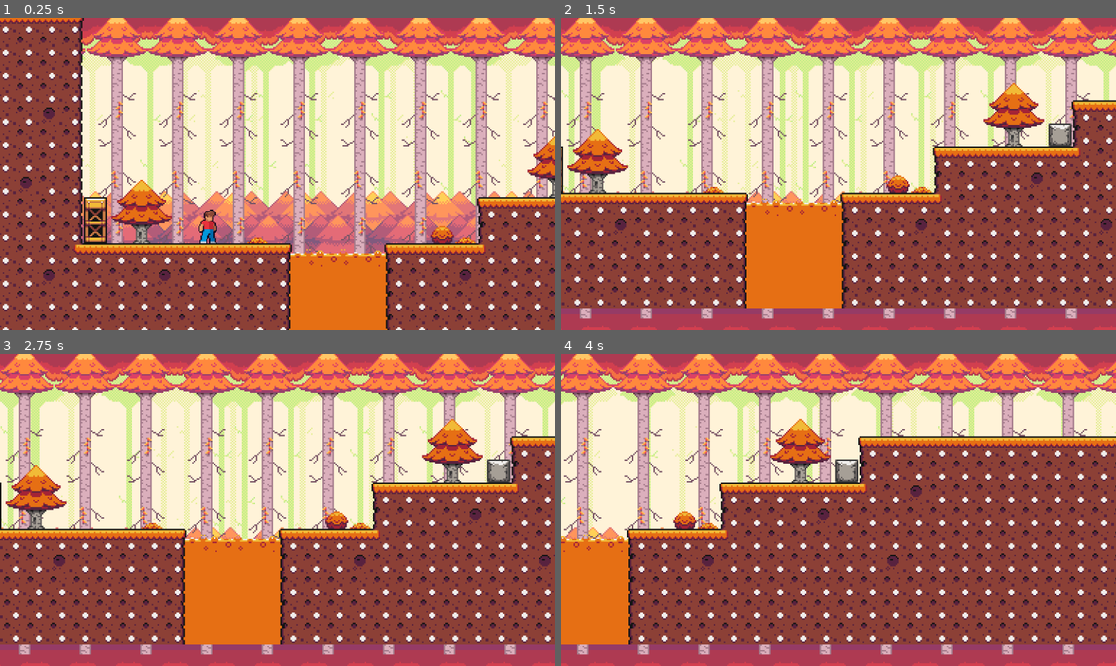
Above: before the commit, frames 1-4 (two rows, left to right).
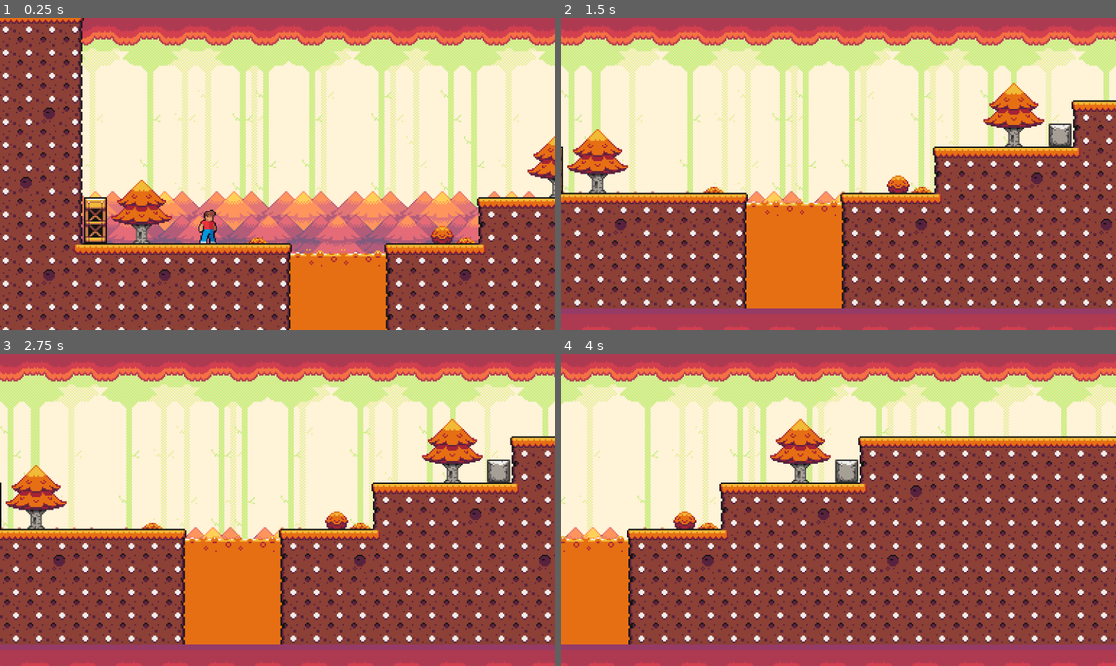
Above: after the commit, the same moments.

Repository: levi-wj/CSE310-group
Game: Godot game, scene res://Fall_Level.tscn
The game is run twice, just before and just after one commit, with the same random seed, the same clock (stepped at 60 frames per second) and the same inputs.
Inputs:
- Up to frame 1 (0.25 s): no input
- Up to frame 2 (1.5 s): tap Enter (ui_accept) at 0.5, 0.77 s; hold Right (ui_right) from 0.53 s (still down)
- Up to frame 3 (2.75 s): tap Enter (ui_accept) at 1.52 s; release Right (ui_right) at 2.03 s; hold Left (ui_left) from 2.03 s (still down)
- Up to frame 4 (4 s): release Left (ui_left) at 2.78 s; hold Right (ui_right) from 2.78 s (still down); tap Enter (ui_accept) at 3.02, 3.77 s

The runs differ from the first frame. In frame 1, 17% of the frame differs, in the area x 14-100%, y 0-76%; in frame 2, 16%; in frame 3, 16%; in frame 4, 14%.

Commit message:
Added parallax background and fall_level

Diff:
--- a/CharacterBody2D.gd
+++ b/CharacterBody2D.gd
@@ -3,6 +3,8 @@
 
 @export var SPEED = 300.0
 @export var JUMP_VELOCITY = -400.0
+
+@onready var _animated_sprite = $AnimatedSprite2D
 
 # Get the gravity from the project settings to be synced with RigidBody nodes.
 var gravity = ProjectSettings.get_setting("physics/2d/default_gravity")
@@ -22,6 +24,7 @@
 	var direction = Input.get_axis("ui_left", "ui_right")
 	if direction:
 		velocity.x = direction * SPEED
+
 	else:
 		velocity.x = move_toward(velocity.x, 0, SPEED)
 
--- a/Fall_Level.tscn
+++ b/Fall_Level.tscn
@@ -71,6 +71,7 @@
 motion_mirroring = Vector2(420, 0)
 
 [node name="TextureRect" type="TextureRect" parent="CanvasLayer/ParallaxBackground/Trees"]
+visible = false
 offset_right = 419.0
 offset_bottom = 208.0
 texture = ExtResource("5_kg7bn")
--- a/test_scene.tscn
+++ b/test_scene.tscn
@@ -1,11 +1,101 @@
-[gd_scene load_steps=6 format=3 uid="uid://bfyclkjwtpf6u"]
+[gd_scene load_steps=24 format=3 uid="uid://bfyclkjwtpf6u"]
 
 [ext_resource type="PackedScene" uid="uid://wm4bk2rbs87w" path="res://tile_map.tscn" id="1_whu7w"]
 [ext_resource type="Script" path="res://CharacterBody2D.gd" id="2_s1ao5"]
-[ext_resource type="Texture2D" uid="uid://dmyrcjnypk6np" path="res://icon.svg" id="3_mknlt"]
+[ext_resource type="Texture2D" uid="uid://b6ul7sqp2wqyv" path="res://sprites/character/Male/Character1M_1_idle_0.png" id="3_mmtnm"]
 [ext_resource type="Texture2D" uid="uid://mi1dsw1mrb25" path="res://sprites/bg/FallBG.png" id="4_pribv"]
+[ext_resource type="Texture2D" uid="uid://byvse1qupywop" path="res://sprites/character/Male/Character1M_1_idle_1.png" id="4_pvi7s"]
+[ext_resource type="Texture2D" uid="uid://d2g5rouo55nur" path="res://sprites/character/Male/Character1M_1_idle_2.png" id="5_rnpnl"]
+[ext_resource type="Texture2D" uid="uid://cxben50goyu3m" path="res://sprites/character/Male/Character1M_1_idle_3.png" id="6_f0o47"]
+[ext_resource type="Texture2D" uid="uid://bun726ybs8ned" path="res://sprites/character/Male/Character1M_1_idle_4.png" id="7_vo1y1"]
+[ext_resource type="Texture2D" uid="uid://du6xplf38dolc" path="res://sprites/character/Male/Character1M_1_idle_5.png" id="8_drlg8"]
+[ext_resource type="Texture2D" uid="uid://c1uq108et4n1n" path="res://sprites/character/Male/Character1M_1_idle_6.png" id="9_u06g0"]
+[ext_resource type="Texture2D" uid="uid://sxpdvsbgtf6b" path="res://sprites/character/Male/Character1M_1_idle_7.png" id="10_05ije"]
+[ext_resource type="Texture2D" uid="uid://c6ad8dvimm2cm" path="res://sprites/character/Male/Character1M_1_jump_0.png" id="11_184iq"]
+[ext_resource type="Texture2D" uid="uid://dp8td078yiws8" path="res://sprites/character/Male/Character1M_1_run_0.png" id="11_vvdww"]
+[ext_resource type="Texture2D" uid="uid://2thsshw2uqlx" path="res://sprites/character/Male/Character1M_1_jump_1.png" id="12_52j2i"]
+[ext_resource type="Texture2D" uid="uid://bndq2mca5d4xt" path="res://sprites/character/Male/Character1M_1_run_1.png" id="12_qkhcg"]
+[ext_resource type="Texture2D" uid="uid://dv0qa6js0j0sd" path="res://sprites/character/Male/Character1M_1_run_2.png" id="13_5mbts"]
+[ext_resource type="Texture2D" uid="uid://r2bfngj0v2tn" path="res://sprites/character/Male/Character1M_1_run_3.png" id="14_bmdm5"]
+[ext_resource type="Texture2D" uid="uid://cyfl2tbbk4sr0" path="res://sprites/character/Male/Character1M_1_run_4.png" id="15_ti1ff"]
+[ext_resource type="Texture2D" uid="uid://c5wvniqff1kgq" path="res://sprites/character/Male/Character1M_1_run_5.png" id="16_alirn"]
+[ext_resource type="Texture2D" uid="uid://jgo37iwluori" path="res://sprites/character/Male/Character1M_1_run_6.png" id="17_0h3fn"]
+[ext_resource type="Texture2D" uid="uid://cwdooi8ldnhc6" path="res://sprites/character/Male/Character1M_1_run_7.png" id="18_np8i3"]
 
 [sub_resource type="RectangleShape2D" id="RectangleShape2D_ety37"]
+size = Vector2(16, 28)
+
+[sub_resource type="SpriteFrames" id="SpriteFrames_b2aci"]
+animations = [{
+"frames": [{
+"duration": 1.0,
+"texture": ExtResource("3_mmtnm")
+}, {
+"duration": 1.0,
+"texture": ExtResource("4_pvi7s")
+}, {
+"duration": 1.0,
+"texture": ExtResource("5_rnpnl")
+}, {
+"duration": 1.0,
+"texture": ExtResource("6_f0o47")
+}, {
+"duration": 1.0,
+"texture": ExtResource("7_vo1y1")
+}, {
+"duration": 1.0,
+"texture": ExtResource("8_drlg8")
+}, {
+"duration": 1.0,
+"texture": ExtResource("9_u06g0")
+}, {
+"duration": 1.0,
+"texture": ExtResource("10_05ije")
+}],
+"loop": true,
+"name": &"idle",
+"speed": 10.0
+}, {
+"frames": [{
+"duration": 1.0,
+"texture": ExtResource("11_184iq")
+}, {
+"duration": 1.0,
+"texture": ExtResource("12_52j2i")
+}],
+"loop": true,
+"name": &"jump",
+"speed": 10.0
+}, {
+"frames": [{
+"duration": 1.0,
+"texture": ExtResource("11_vvdww")
+}, {
+"duration": 1.0,
+"texture": ExtResource("12_qkhcg")
+}, {
+"duration": 1.0,
+"texture": ExtResource("13_5mbts")
+}, {
+"duration": 1.0,
+"texture": ExtResource("14_bmdm5")
+}, {
+"duration": 1.0,
+"texture": ExtResource("15_ti1ff")
+}, {
+"duration": 1.0,
+"texture": ExtResource("16_alirn")
+}, {
+"duration": 1.0,
+"texture": ExtResource("17_0h3fn")
+}, {
+"duration": 1.0,
+"texture": ExtResource("18_np8i3")
+}],
+"loop": true,
+"name": &"run",
+"speed": 10.0
+}]
 
 [node name="test_scene" type="Node2D"]
 
@@ -13,6 +103,7 @@
 layer_0/tile_data = PackedInt32Array(65536, 917507, 2, 131072, 917507, 2, 65537, 917507, 2, 131073, 917507, 2, 65538, 9 …(3560 unchanged characters)…
 
 [node name="CharacterBody2D" type="CharacterBody2D" parent="."]
+position = Vector2(23, 55)
 collision_layer = 2
 script = ExtResource("2_s1ao5")
 SPEED = 200.0
@@ -22,12 +113,14 @@
 zoom = Vector2(3, 3)
 position_smoothing_enabled = true
 
-[node name="Sprite2D" type="Sprite2D" parent="CharacterBody2D"]
-scale = Vector2(0.164063, 0.164063)
-texture = ExtResource("3_mknlt")
+[node name="CollisionShape2D" type="CollisionShape2D" parent="CharacterBody2D"]
+position = Vector2(0, 2)
+shape = SubResource("RectangleShape2D_ety37")
 
-[node name="CollisionShape2D" type="CollisionShape2D" parent="CharacterBody2D"]
-shape = SubResource("RectangleShape2D_ety37")
+[node name="AnimatedSprite2D" type="AnimatedSprite2D" parent="CharacterBody2D"]
+rotation = -1.5708
+sprite_frames = SubResource("SpriteFrames_b2aci")
+animation = &"run"
 
 [node name="ParallaxBackground" type="ParallaxBackground" parent="."]
 scroll_base_offset = Vector2(600, 0)
